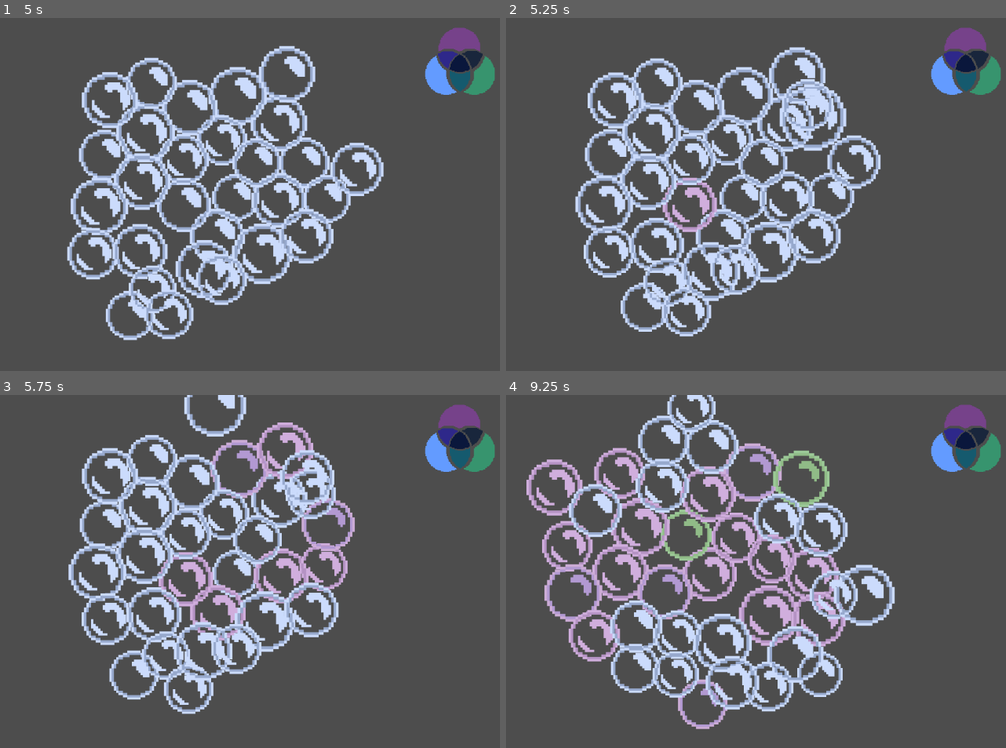
Above: before the commit, frames 1-4 (two rows, left to right).
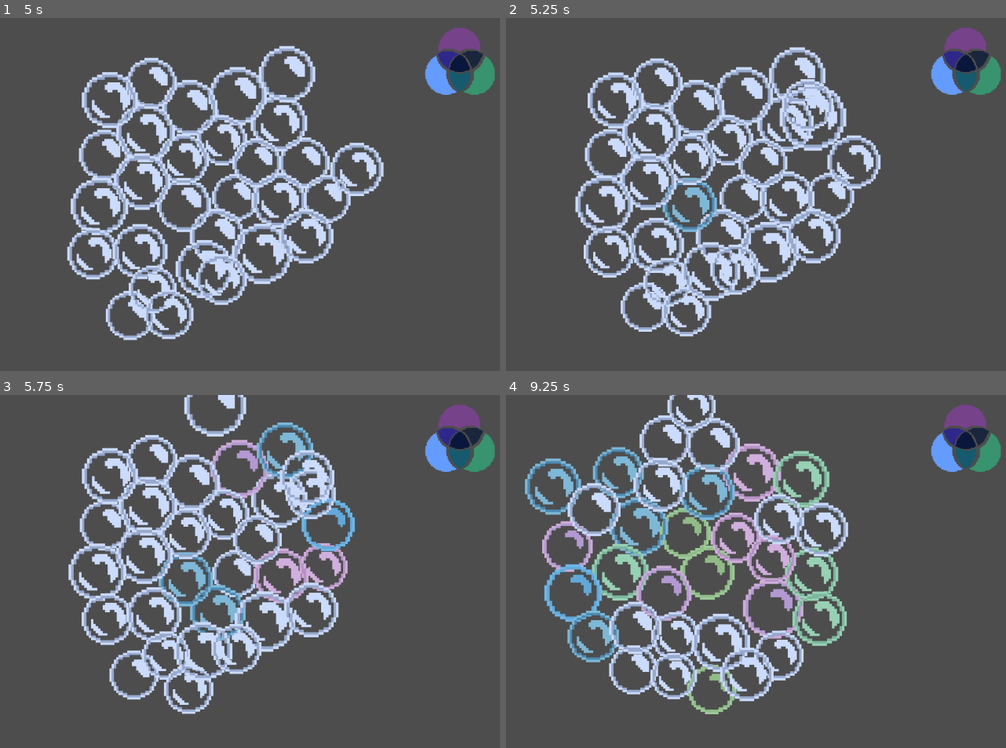
Above: after the commit, the same moments.

Repository: davirss/fakeltd.
Game: Godot game, scene res://Scenes/game.tscn
The game is run twice, just before and just after one commit, with the same random seed, the same clock (stepped at 60 frames per second) and the same inputs. This scene is started directly instead of the project's main scene.
Inputs (mouse positions are in pixels of both pictures, inside the frame that each line leads up to):
- Up to frame 1 (5 s): tap Enter (ui_accept) at 0.5, 0.77, 1.52, 3.02, 3.77, 4.52 s; move the mouse to (145, 226) at 0.52 s; click (145, 226) at 0.6 s; move the mouse to (385, 134) at 1.27 s; click (385, 134) at 1.35 s; move the mouse to (240, 127) at 2.02 s; click (240, 127) at 2.1 s; move the mouse to (300, 187) at 2.77 s; click (300, 187) at 2.85 s; move the mouse to (245, 169) at 3.52 s; click (245, 169) at 3.6 s; move the mouse to (345, 109) at 4.27 s; click (345, 109) at 4.35 s
- Up to frame 2 (5.25 s): move the mouse to (811, 162) at 5.02 s; click (811, 162) at 5.1 s
- Up to frame 3 (5.75 s): no input
- Up to frame 4 (9.25 s): move the mouse to (786, 500) at 5.77 s; click (786, 500) at 5.85 s; tap Enter (ui_accept) at 6.02, 6.77, 7.52, 9.02 s; move the mouse to (821, 564) at 6.52 s; click (821, 564) at 6.6 s; move the mouse to (731, 557) at 7.27 s; click (731, 557) at 7.35 s; move the mouse to (761, 578) at 8.02 s; click (761, 578) at 8.1 s; move the mouse to (726, 613) at 8.77 s; click (726, 613) at 8.85 s

Frame 1 is identical in both runs. In frame 2, 0.6% of the frame differs, in the area x 31-43%, y 45-61%; in frame 3, 2.1%; in frame 4, 19%, in the area x 3-78%, y 0-95%.

Commit message:
More tweaks

Diff:
--- a/bubble/bubble.gd
+++ b/bubble/bubble.gd
@@ -11,9 +11,9 @@
 var floating_target: Marker2D
 
 var _distributions: Dictionary = {
-	BubbleDefinitions.BubbleState.WHATSAPP: 	0.05,
-	BubbleDefinitions.BubbleState.FACEBOOK: 	0.05,
-	BubbleDefinitions.BubbleState.INSTAGRAM:	0.90,
+	BubbleDefinitions.BubbleState.WHATSAPP: 	0.33,
+	BubbleDefinitions.BubbleState.FACEBOOK: 	0.33,
+	BubbleDefinitions.BubbleState.INSTAGRAM:	0.33,
 }
 var _time_to_convert_milliseconds: float = 5000
 var _ttc_variable_margin_percent: float = 0.3
--- a/game_manager.gd
+++ b/game_manager.gd
@@ -74,12 +74,12 @@
 		print("Wrong bubble")
 		_on_wrong_bubble_popped()
 		bubble.queue_free()
-		audio.stream = load("res://Resources/Sounds/Pop Sound Effects -2.ogg")
+		audio.stream = load("res://Resources/Sounds/Pop Sound Effects.ogg")
 		add_child(audio)
 		audio.play()
 		return
 
-	audio.stream = load("res://Resources/Sounds/Pop Sound Effects -3.ogg")
+	audio.stream = load("res://Resources/Sounds/Pop Sound Effects -2.ogg")
 	add_child(audio)
 	audio.play()
 
@@ -96,6 +96,10 @@
 
 
 func _spawn_new_bubble() -> void:
+	audio.stream = load("res://Resources/Sounds/Pop Sound Effects -3.ogg")
+	add_child(audio)
+	audio.play()
+
 	# Spawn new bubble
 	var new_bubble = placeholder.instantiate()
 	new_bubble.floating_target = FLOATING_TARGET
